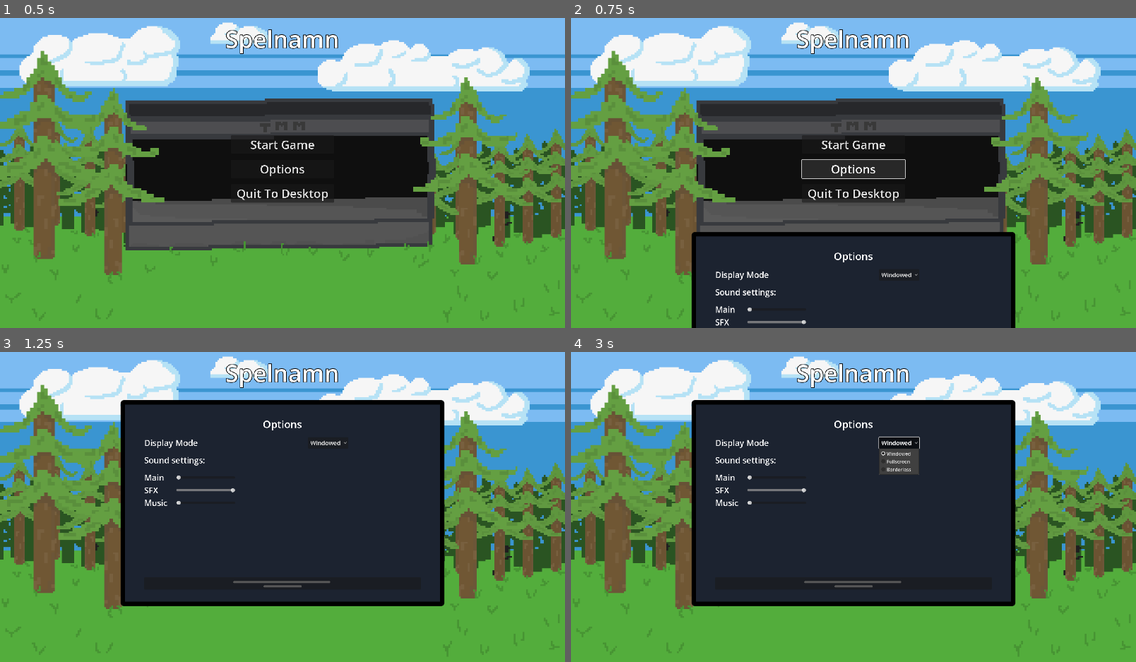
Above: before the commit, frames 1-4 (two rows, left to right).
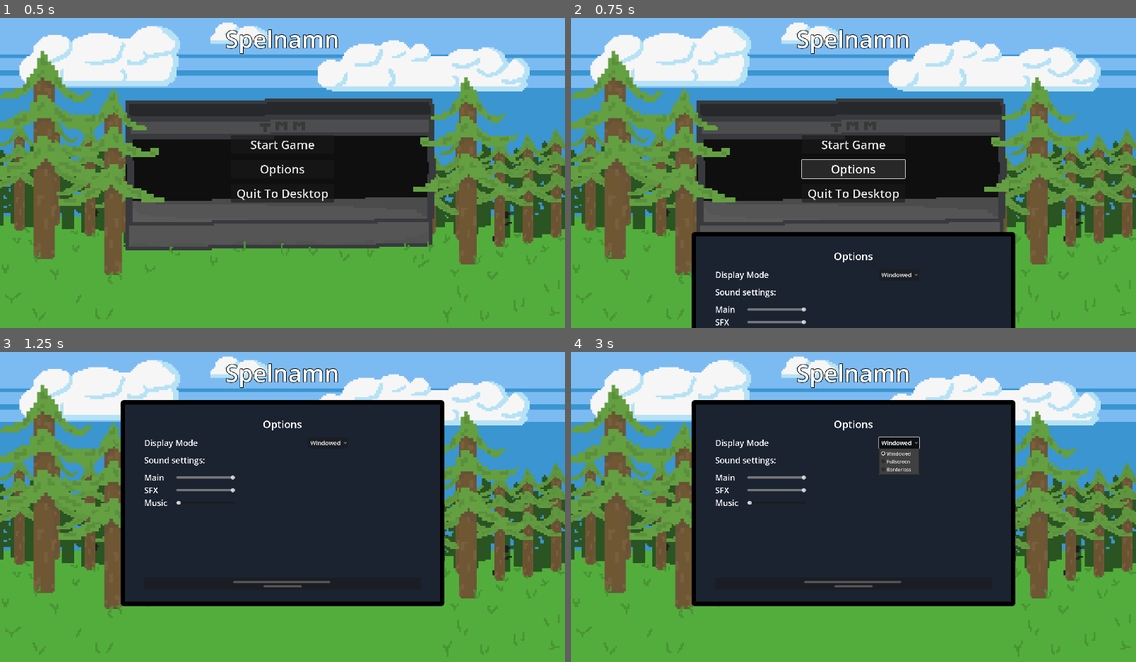
Above: after the commit, the same moments.

Repository: Goldstar32/TMMGame
Game: Godot game, scene res://Scenes/Menus/main_menu.tscn
Same seed, same stepped clock (60 frames per second), same inputs: the game is played once before the commit and once after it.
Inputs:
- Up to frame 1 (0.5 s): no input
- Up to frame 2 (0.75 s): click "Options" at 0.5 s
- Up to frame 3 (1.25 s): no input
- Up to frame 4 (3 s): click "Start Game" at 1.25 s; click "Start Game" at 2 s; click "Windowed" at 2.75 s

Frame 1 is identical in both runs. In frame 2, 0.1% of the frame differs, in the area x 31-42%, y 93-95%; in frame 3, 0.1%; in frame 4, 0.1%.

Commit message:
Nu ska man kunna ändra ljudet på allt

Diff:
--- a/Scenes/Menus/options_menu.tscn
+++ b/Scenes/Menus/options_menu.tscn
@@ -117,6 +117,8 @@
 layout_mode = 2
 size_flags_horizontal = 4
 size_flags_vertical = 4
+max_value = 1.0
+step = 0.001
 
 [node name="SFX" type="Label" parent="MenuPanel/MarginContainer/VBoxContainer/GridContainer2"]
 layout_mode = 2
@@ -138,6 +140,8 @@
 [node name="MusicSlider" type="HSlider" parent="MenuPanel/MarginContainer/VBoxContainer/GridContainer2"]
 layout_mode = 2
 size_flags_vertical = 4
+max_value = 1.0
+step = 0.001
 
 [node name="Close" type="Button" parent="MenuPanel/MarginContainer/VBoxContainer"]
 layout_mode = 2
@@ -150,5 +154,7 @@
 icon_alignment = 1
 
 [connection signal="item_selected" from="MenuPanel/MarginContainer/VBoxContainer/GridContainer/Mode" to="." method="_on_option_button_item_selected"]
+[connection signal="value_changed" from="MenuPanel/MarginContainer/VBoxContainer/GridContainer2/MainSlider" to="." method="_on_main_slider_value_changed"]
 [connection signal="value_changed" from="MenuPanel/MarginContainer/VBoxContainer/GridContainer2/SFXSlider" to="." method="_on_sfx_slider_value_changed"]
+[connection signal="value_changed" from="MenuPanel/MarginContainer/VBoxContainer/GridContainer2/MusicSlider" to="." method="_on_music_slider_value_changed"]
 [connection signal="button_up" from="MenuPanel/MarginContainer/VBoxContainer/Close" to="." method="_on_button_button_up"]
--- a/Scripts/Menus/options_menu.gd
+++ b/Scripts/Menus/options_menu.gd
@@ -3,12 +3,18 @@
 @onready var click_sound = preload("res://Assets/SFX/spacebar-click-keyboard-199448.mp3")
 @onready var menu_panel = $MenuPanel
 @onready var sfx_bus = AudioServer.get_bus_index("SFX")
+@onready var main_bus = AudioServer.get_bus_index("Master")
+@onready var music_bus = AudioServer.get_bus_index("Music")
 var screenSize
 
 # Called when the node enters the scene tree for the first time.
 func _ready():
 	var sfx_slider = $MenuPanel/MarginContainer/VBoxContainer/GridContainer2/SFXSlider
 	sfx_slider.value = db_to_linear(AudioServer.get_bus_volume_db(sfx_bus))
+	var main_slider = $MenuPanel/MarginContainer/VBoxContainer/GridContainer2/MainSlider
+	main_slider.value = db_to_linear(AudioServer.get_bus_volume_db(main_bus))
+	var music_slider = $MenuPanel/MarginContainer/VBoxContainer/GridContainer2/MainSlider
+	music_slider.value = db_to_linear(AudioServer.get_bus_volume_db(music_bus))
 
 	screenSize = get_viewport().get_visible_rect().size
 	animateMenu("up")
@@ -52,3 +58,11 @@
 
 func _on_sfx_slider_value_changed(value):
 	AudioServer.set_bus_volume_db(sfx_bus, linear_to_db(value))
+
+
+func _on_main_slider_value_changed(value):
+	AudioServer.set_bus_volume_db(main_bus, linear_to_db(value))
+
+
+func _on_music_slider_value_changed(value):
+	AudioServer.set_bus_volume_db(music_bus, linear_to_db(value))
